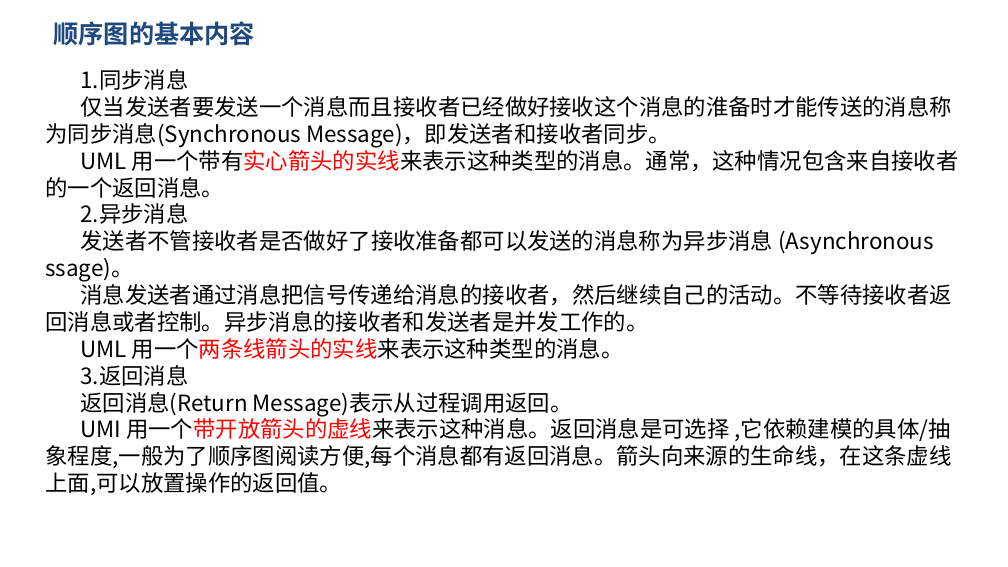
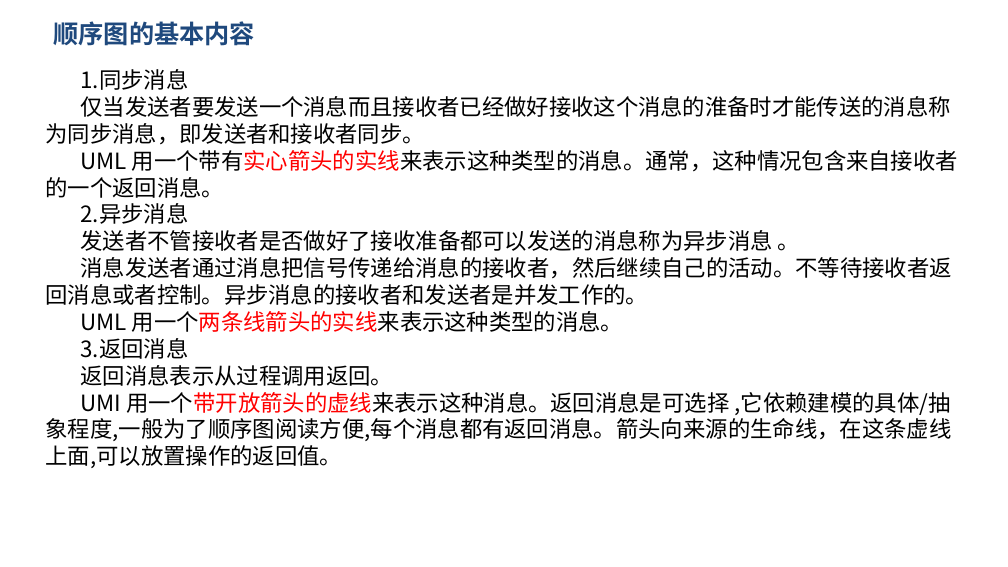
Before and after one commit to dreamtrueqaq/SRA2022-G12, a slide deck: slide 13 of 非受控文档/翻转课堂/SRA-G12-翻转课堂PPT3.pptx. Drawn at 1008x567 pixels with LibreOffice and Linux fonts; fonts in the diff are those of the drawing; background and template pictures are left out. Boxes give left, top, right and bottom in pixels: in the first picture for what was removed or moved away, otherwise in the second. Text is boxed around its words. In the diff, an @@ line names an element or a change of style, - is before the commit and + after.

```diff
--- a/非受控文档/翻转课堂/SRA-G12-翻转课堂PPT3.pptx
+++ b/非受控文档/翻转课堂/SRA-G12-翻转课堂PPT3.pptx
@@ text at bbox=[46, 96, 950, 145]: text changed @@
-仅当发送者要发送一个消息而且接收者已经做好接收这个消息的淮备时才能传送的消息称为同步消息(Synchronous Message)，即发送者和接收者同步。
+仅当发送者要发送一个消息而且接收者已经做好接收这个消息的淮备时才能传送的消息称为同步消息，即发送者和接收者同步。
@@ text at bbox=[80, 230, 800, 251]: text changed @@
-发送者不管接收者是否做好了接收准备都可以发送的消息称为异步消息 (Asynchronous ssage)。
+发送者不管接收者是否做好了接收准备都可以发送的消息称为异步消息 。
@@ text at bbox=[80, 365, 393, 386]: text changed @@
-返回消息(Return Message)表示从过程调用返回。
+返回消息表示从过程调用返回。
```
Also in this commit, not shown: 14 other slides changed, 8 other files.
